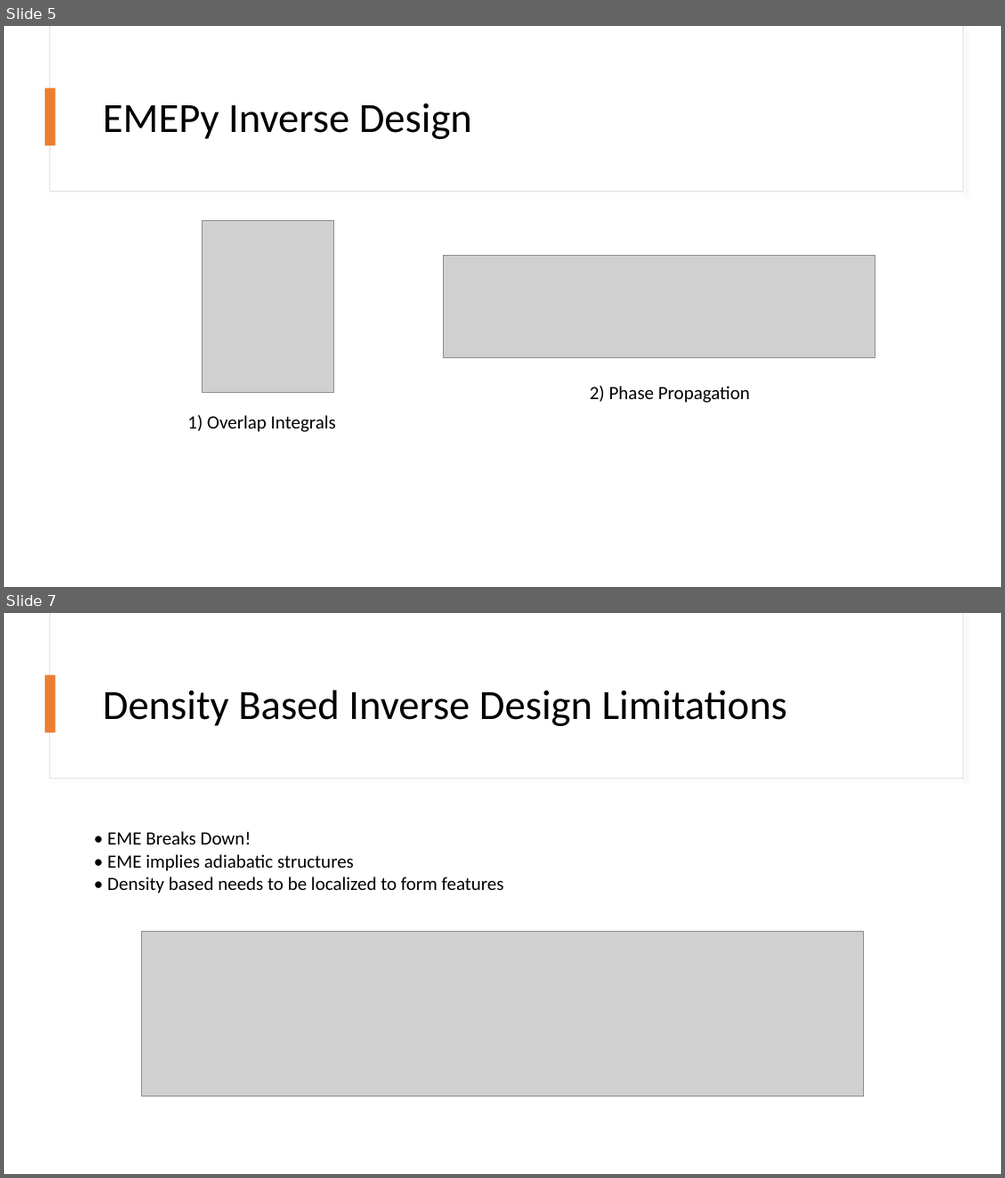
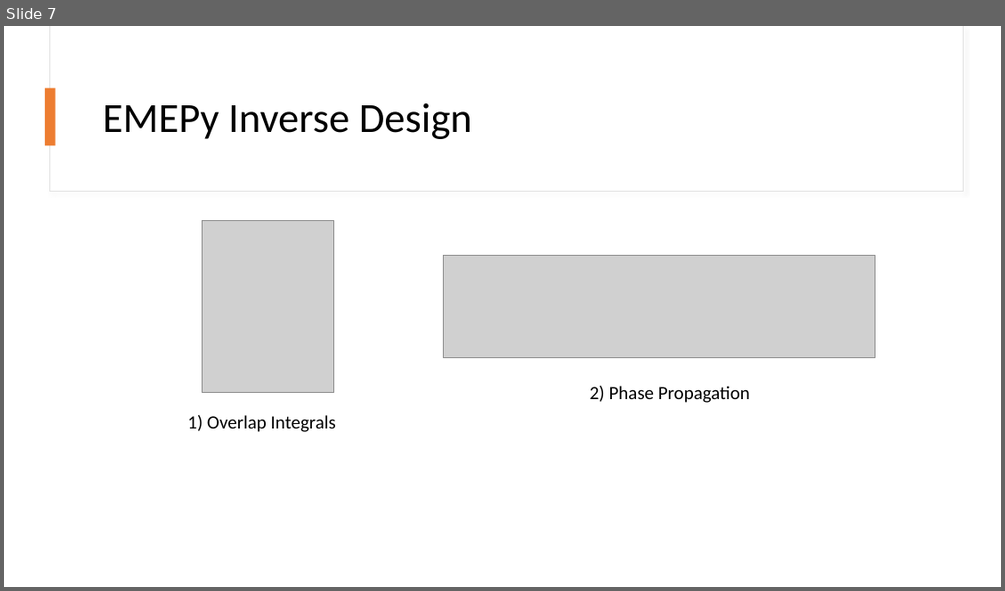
Before and after one commit to BYUCamachoLab/emepy, a slide deck: docs/presentations/Inverse Design Roadmap.pptx. Shown one above the other, each under a label of ours: slides 5 and 7 before the commit, slide 7 after it; the slides between them are not shown. The pictures are 1005x1178 and 1005x591 pixels, drawn with LibreOffice and Linux fonts; fonts in the diff are those of the drawing; grey boxes stand for pictures. Boxes give left, top, right and bottom in pixels: in the first picture for what was removed or moved away, otherwise in the second. Text is boxed around its words. In the diff, an @@ line names an element or a change of style, - is before the commit and + after.

```diff
--- a/docs/presentations/Inverse Design Roadmap.pptx
+++ b/docs/presentations/Inverse Design Roadmap.pptx
@@ slide 7 removed at bbox=[4, 613, 1001, 1174], background #FFFFFF @@
@@ rectangle removed at bbox=[49, 613, 963, 779] @@
@@ rectangle removed at bbox=[50, 613, 963, 778] @@
@@ rectangle removed at bbox=[45, 675, 56, 732] @@
@@ title removed at bbox=[103, 690, 787, 726] @@
-Density Based Inverse Design Limitations
@@ text removed at bbox=[107, 831, 504, 893] @@
-• EME Breaks Down!
-• EME implies adiabatic structures
-• Density based needs to be localized to form features
@@ picture removed at bbox=[142, 931, 864, 1096] @@
@@ what was slide 5 is now slide 7 @@
```
Also in this commit, not shown: 6 slides changed, 6 slides added, 3 other files.
